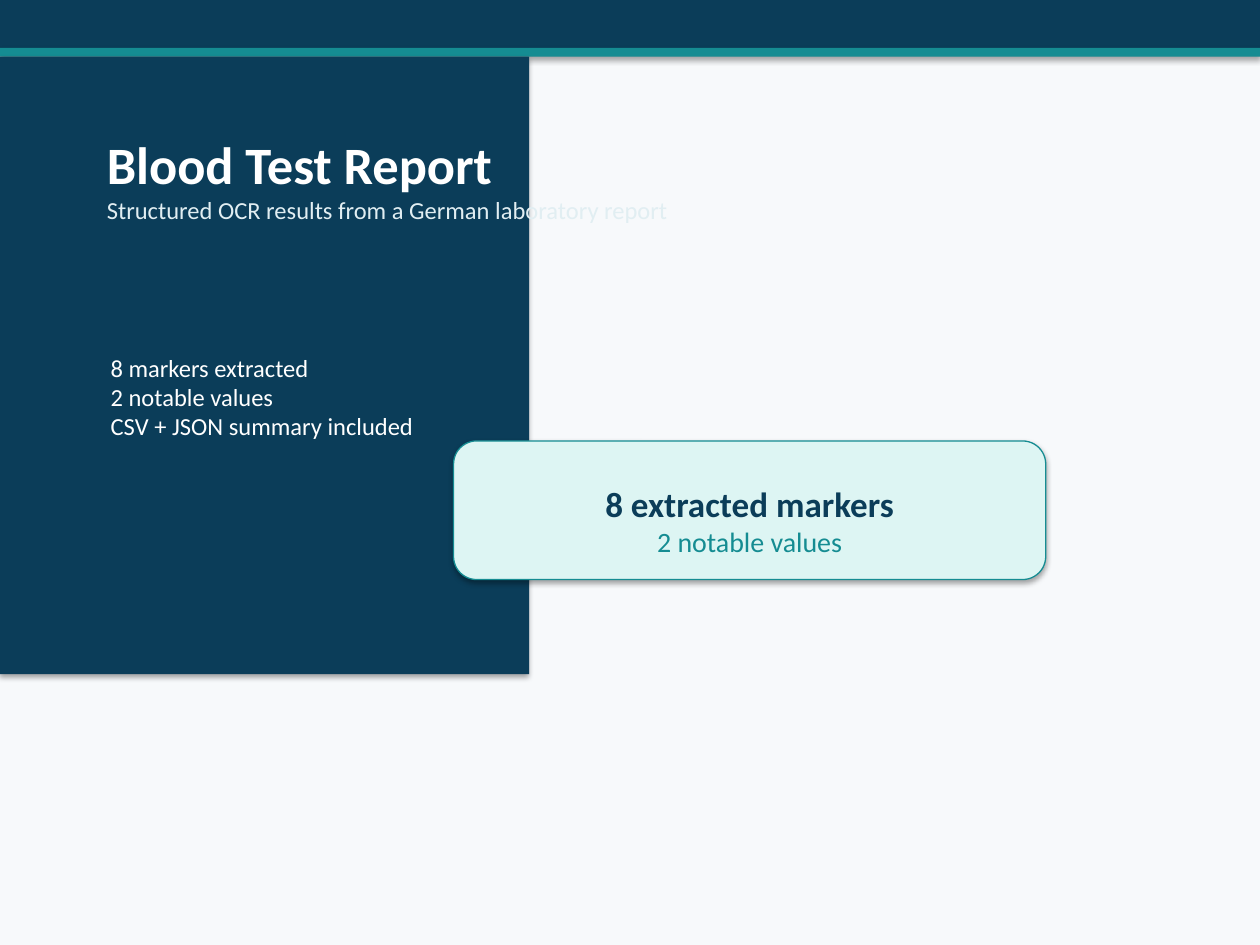
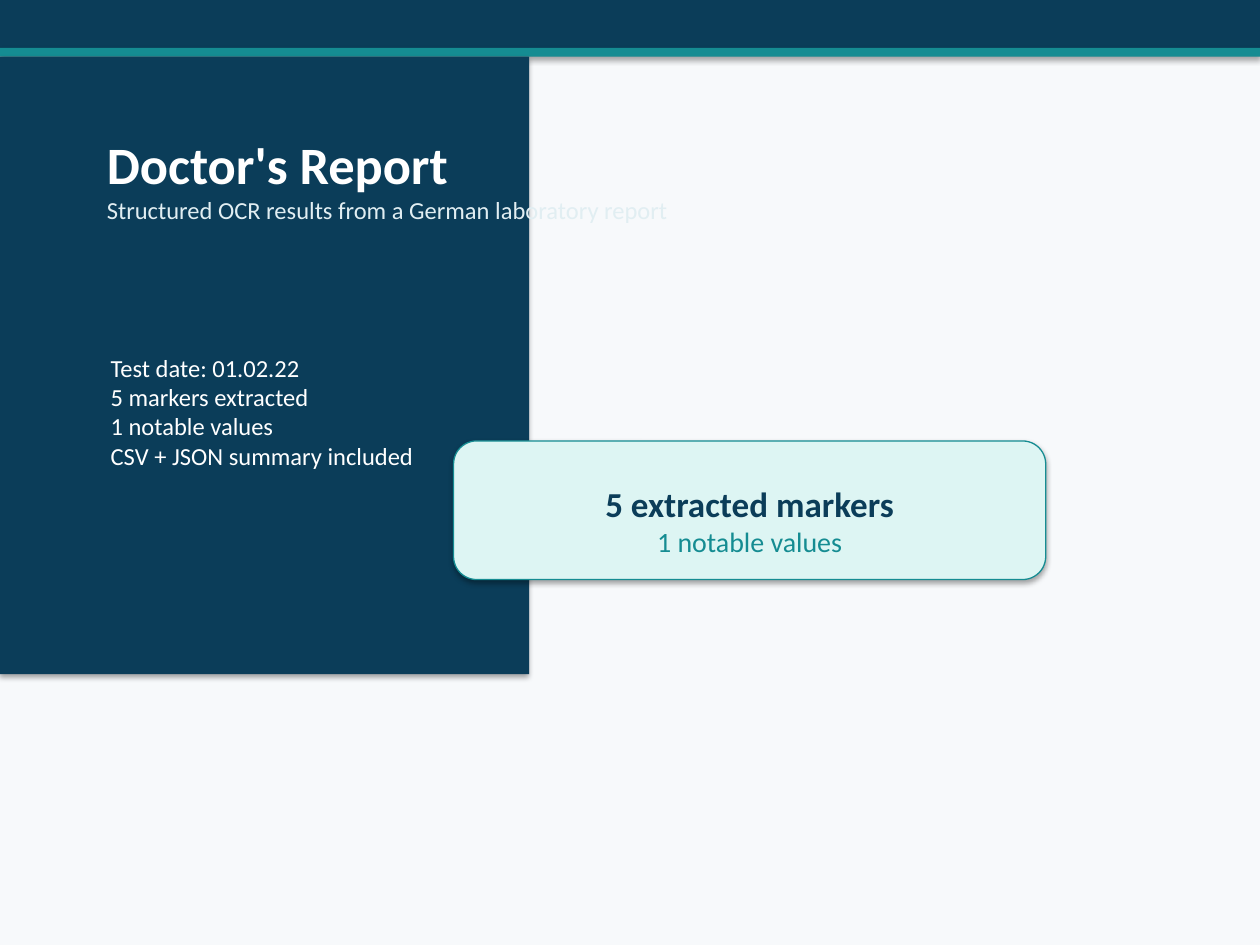
Before and after one commit to Tuna-Safak/isa, a slide deck: slide 1 of output/bloodtest_report.pptx. Drawn at 1260x945 pixels with LibreOffice and Linux fonts; fonts in the diff are those of the drawing. Boxes give left, top, right and bottom in pixels: in the first picture for what was removed or moved away, otherwise in the second. Text is boxed around its words. In the diff, an @@ line names an element or a change of style, - is before the commit and + after.

```diff
--- a/output/bloodtest_report.pptx
+++ b/output/bloodtest_report.pptx
@@ text at bbox=[107, 148, 448, 193]: text changed @@
-Blood Test Report
+Doctor's Report
@@ text at bbox=[111, 360, 308, 435]: text changed @@
-8 markers extracted
-2 notable values
+Test date: 01.02.22
+5 markers extracted
+1 notable values
@@ text at bbox=[605, 492, 894, 552]: text changed @@
-8 extracted markers
-2 notable values
+5 extracted markers
+1 notable values
```
Also in this commit, not shown: 3 other slides changed, 2 slides added, 1 slide removed, 15 other files.
